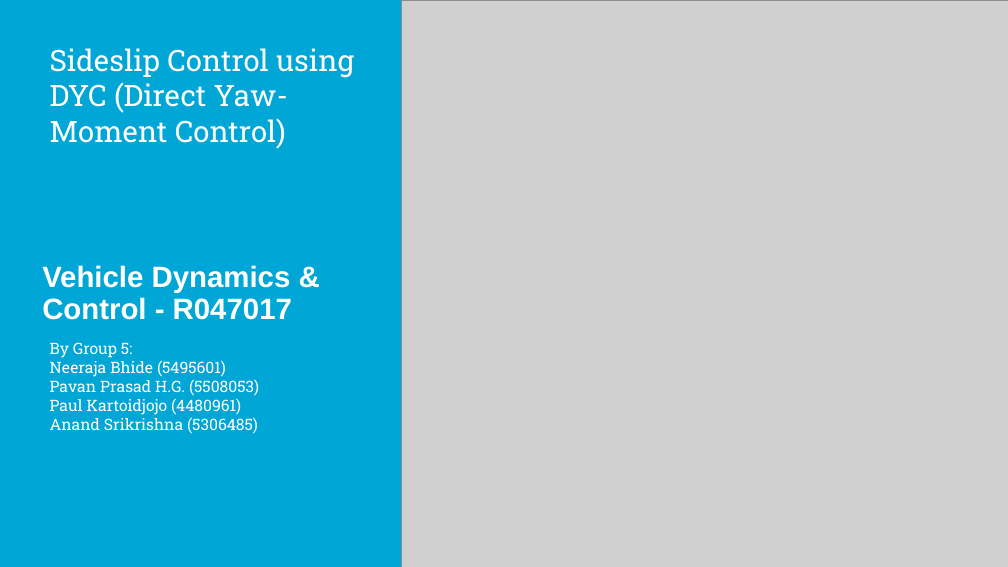
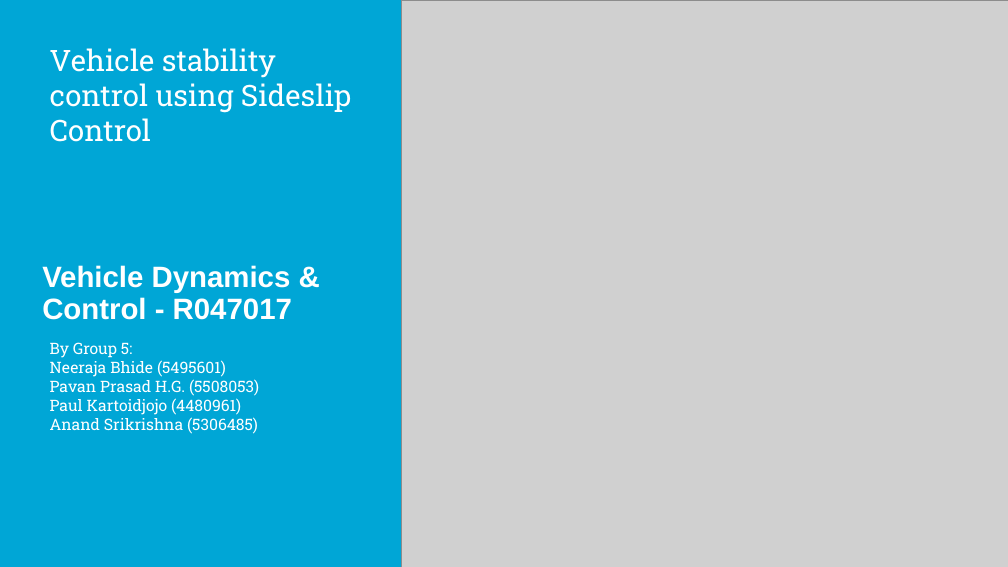
Before and after one commit to PavanPrasad-HG/Vehicle-Dynamics-Control, a slide deck: slide 1 of GP/Group5_GP/Group Presentation.pptx. Drawn at 1008x567 pixels with LibreOffice and Linux fonts; fonts in the diff are those of the drawing; grey boxes stand for pictures; background and template pictures are left out. Boxes give left, top, right and bottom in pixels: in the first picture for what was removed or moved away, otherwise in the second. Text is boxed around its words. In the diff, an @@ line names an element or a change of style, - is before the commit and + after.

```diff
--- a/GP/Group5_GP/Group Presentation.pptx
+++ b/GP/Group5_GP/Group Presentation.pptx
@@ title at [50,48,351,142]: text changed @@
-Sideslip Control using DYC (Direct Yaw-Moment Control)
+Vehicle stability control using Sideslip Control
```
Also in this commit, not shown: 3 other slides changed, 5 slides added, 1 other file.
